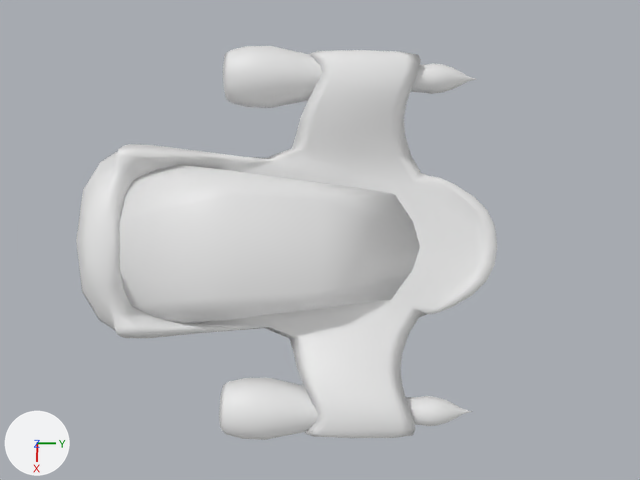
Renders of the Blender file data/models/blend/gleiter_C.blend from each side of a commit.
One viewpoint serves both versions: the file's camera 'Camera'. Lighting does not change. The marker at lower left points along +X, +Y and +Z.
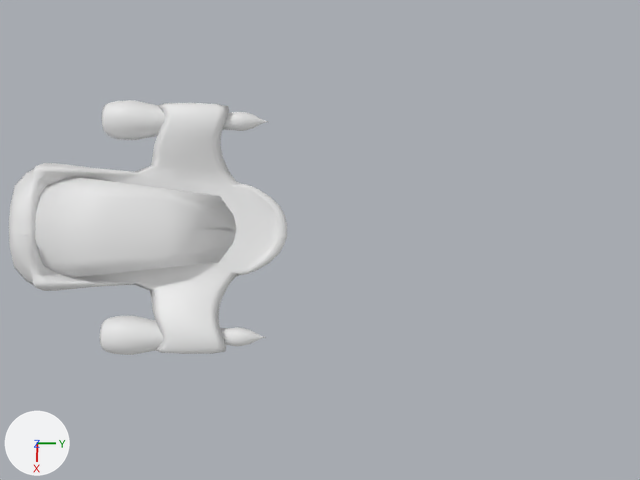
The change in detail:
me_cube_004 is used by ob_cube_002; location (0.3, 6.69, -0.73).
me_cube_004 had 274 vertices, 291 faces and spanned x -4.41..4.39, y -7.77..1.75, z -0.39..1.3.
me_cube_004 now has 160 vertices, 157 faces and spans x -0.27..4.39, y -3.69..5.83, z -1.16..0.53.
me_cube_004 part 1: the loose piece of 74 vertices spanning x 2.71..4.39, y -4.29..1.26, z -0.39..1.3 is moved by (0.0, 4.08, -0.77).
me_cube_004 part 2: a new loose piece of 86 vertices spanning x -0.27..4.12, y -3.69..5.83, z -0.94..0.45.
me_cube_004 part 3: the loose piece of 126 vertices spanning x -4.12..4.12, y -7.77..1.75, z -0.17..1.23 is deleted.
me_cube_004 part 4: the loose piece of 74 vertices spanning x -4.41..-2.72, y -4.29..1.26, z -0.39..1.3 is deleted.
me_cube_003 is used by ob_cube_003; location (0.0, 0.0, 0.03).
me_cube_003 had 21 vertices, 25 faces and spanned x -1.5..2.17, y 0.42..6.7, z -0.7..0.37.
me_cube_003 now has 15 vertices, 15 faces and spans x -0.05..1.78, y -2.16..4.12, z -0.7..0.37.
me_cube_003 part 5: the whole mesh is rebuilt.
Object 'Cube.002' (ob_cube_002) moves from (0.3, 6.69, -0.73) to (0.0, 0.0, 0.0).
Object 'Cube.002' (ob_cube_002) is rescaled from (1.0, 1.0, 1.0) to (0.649, 0.649, 0.649).
Object 'Cube.002' (ob_cube_002) gains a MIRROR modifier named 'Mirror'.
Object 'Cube.003' (ob_cube_003) moves from (0.0, 0.0, 0.03) to (0.0, 0.0, 0.0).
Object 'Cube.003' (ob_cube_003) is rescaled from (1.0, 1.0, 1.0) to (0.649, 0.649, 0.649).
Object 'Cube.003' (ob_cube_003) gains a MIRROR modifier named 'Mirror'.

Boxes (x1, y1, x2, y2) around the edits, measured in the pictures (640 x 480 px; the box of a moved part takes in the faces that stretch with it):
'Cube.002', reshaped, moved, rescaled, modifiers changed (34% narrower, 35% shorter): before (76, 46, 497, 440); after (9, 100, 287, 355)
'Cube.003', reshaped, moved, rescaled, modifiers changed (33% narrower, 36% shorter): before (120, 165, 420, 323); after (36, 177, 236, 278)
part 1 of me_cube_004, moved or reshaped: before (219, 378, 472, 440); after (100, 100, 269, 355)
part 2 of me_cube_004, added: after (9, 103, 287, 354)
part 3 of me_cube_004, deleted: before (76, 50, 497, 438)
part 4 of me_cube_004, deleted: before (223, 46, 476, 108)
